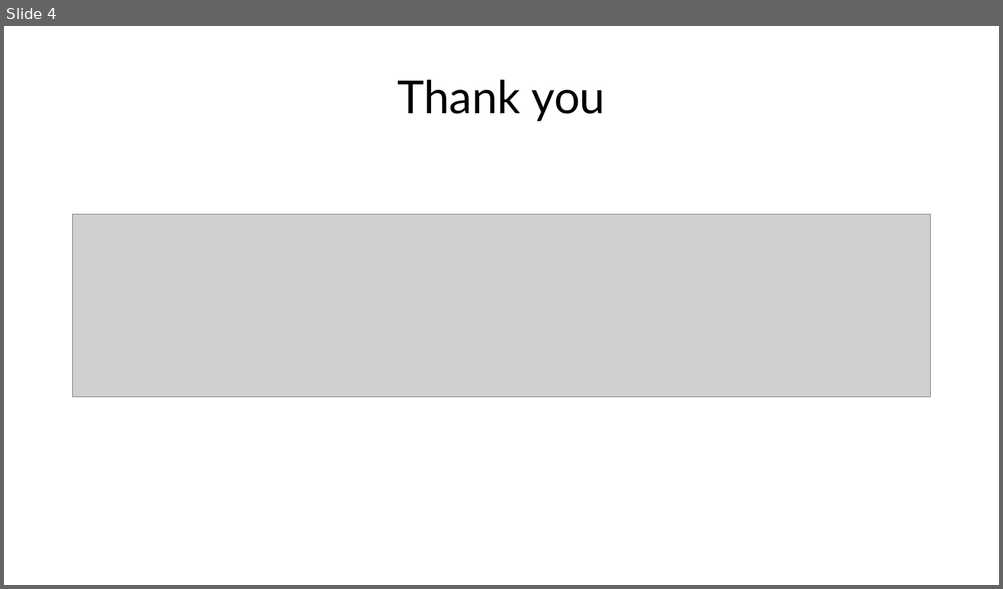
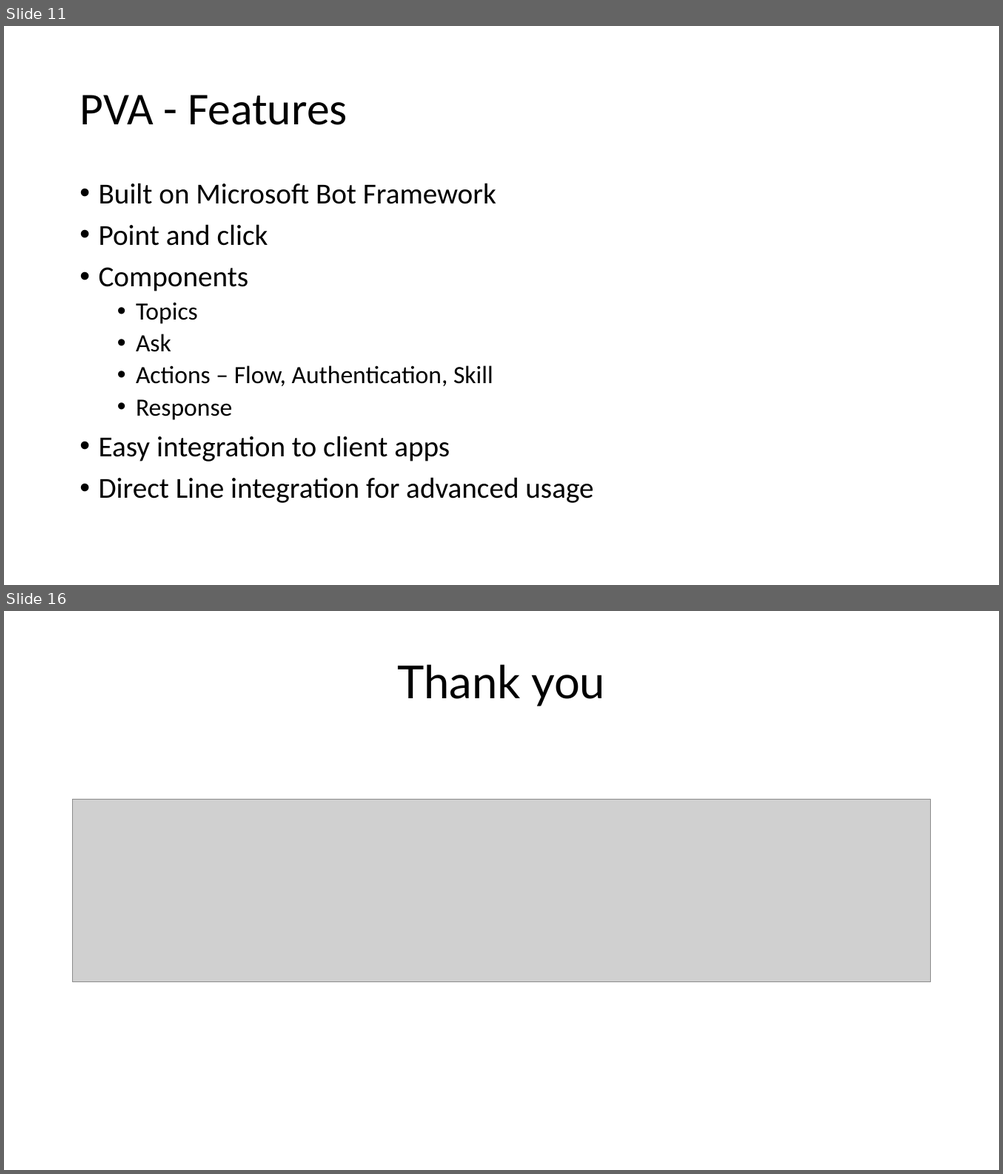
Before and after one commit to ramimounla/GlobalPowerPlatformBootcamp, a slide deck: Slides/Aung Khaing - Serve your customers using power virtual agents - 300 GPPB Wellington.pptx. Shown one above the other, each under a label of ours: slide 4 before the commit, slides 11 and 16 after it; the slides between them are not shown. The pictures are 1003x589 and 1003x1174 pixels, drawn with LibreOffice and Linux fonts; fonts in the diff are those of the drawing; grey boxes stand for pictures; background and template pictures are left out. Boxes give left, top, right and bottom in pixels: in the first picture for what was removed or moved away, otherwise in the second. Text is boxed around its words. In the diff, an @@ line names an element or a change of style, - is before the commit and + after.

```diff
--- a/Slides/Aung Khaing - Serve your customers using power virtual agents - 300 GPPB Wellington.pptx
+++ b/Slides/Aung Khaing - Serve your customers using power virtual agents - 300 GPPB Wellington.pptx
@@ slide 11 added at bbox=[4, 26, 999, 585], background picture (left out) @@
@@ title added at bbox=[79, 95, 347, 125], 44 pt, text #000000 @@
+PVA - Features
@@ text added at bbox=[99, 183, 593, 503], 28 pt, text #000000 @@
+• Built on Microsoft Bot Framework
+• Point and click
+• Components
+  • Topics
+  • Ask
+  • Actions – Flow, Authentication, Skill
+  • Response
+• Easy integration to client apps
+• Direct Line integration for advanced usage
@@ what was slide 4 is now slide 16 @@
```
Also in this commit, not shown: 1 slide changed, 13 other slides added, 2 slides removed.
